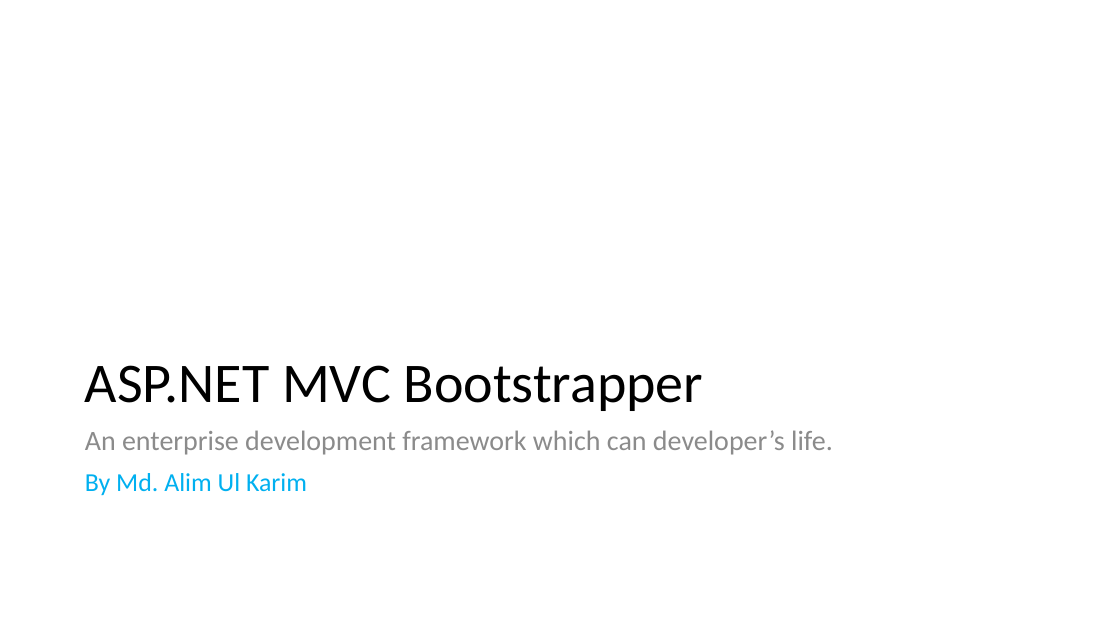
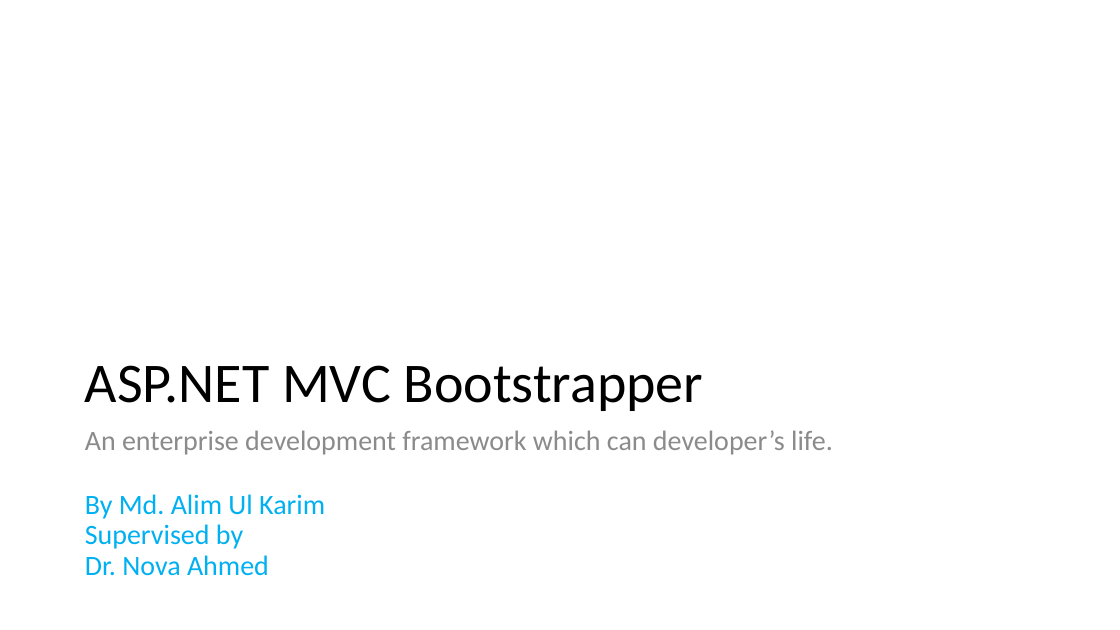
Before and after one commit to accorddeveloper/ASP.NET-MVC-Bootstrapper-Installed-Example, a slide deck: slide 1 of ASP.NET Presentation_3.pptx. Drawn at 1120x630 pixels with LibreOffice and Linux fonts; fonts in the diff are those of the drawing. Boxes give left, top, right and bottom in pixels: in the first picture for what was removed or moved away, otherwise in the second. Text is boxed around its words. In the diff, an @@ line names an element or a change of style, - is before the commit and + after.

```diff
--- a/ASP.NET Presentation_3.pptx
+++ b/ASP.NET Presentation_3.pptx
@@ text at (x1=85, y1=494, x2=325, y2=519): size 22.2 to 24 pt in "By Md. Alim Ul Karim"; line spacing 0.7 to 0.9 @@
@@ text at (x1=85, y1=524, x2=269, y2=576): paragraphs added @@
+Supervised by
+Dr. Nova Ahmed
```
Also in this commit, not shown: 9 other files.
